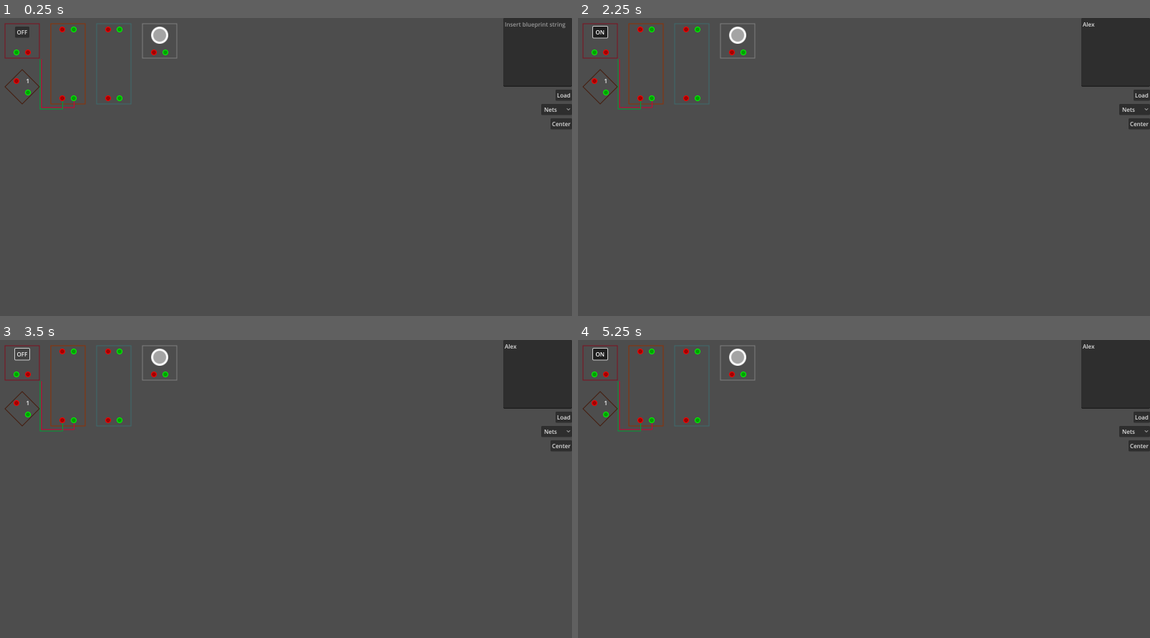
Above: before the commit, frames 1-4 (two rows, left to right).
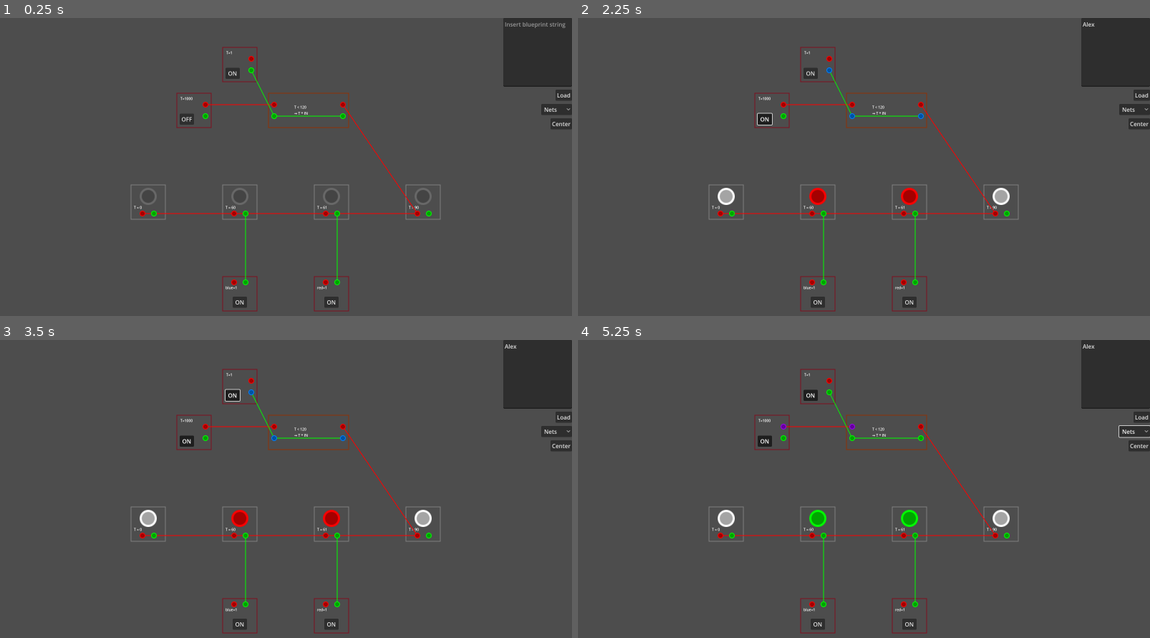
Above: after the commit, the same moments.

Repository: jlaunonen/factsim
Game: Godot game, scene res://main.tscn
Two runs of this game, one before a commit and one after it. Both use one fixed random seed, a clock stepped at 60 frames per second and the inputs below.
Inputs (mouse positions are in pixels of both pictures, inside the frame that each line leads up to):
- Up to frame 1 (0.25 s): no input
- Up to frame 2 (2.25 s): click (1115, 53) at 0.52 s; type "Alex" at 0.6 s; click "Load" at 1.25 s; click "OFF" at 2 s
- Up to frame 3 (3.5 s): click "ON" at 2.75 s
- Up to frame 4 (5.25 s): click "Nets" at 3.5 s; click "Center" at 4.25 s; click (600, 354) at 5 s, where only the run before the commit has a clickable "OFF"

The runs differ from the first frame. In frame 1, 3.6% of the frame differs, in the area x 0-78%, y 1-99%; in frame 2, 4.1%; in frame 3, 4.0%; in frame 4, 4.1%, in the area x 0-100%, y 1-99%.

Commit message:
Add some kind of initial example blueprint

Diff:
--- /dev/null
+++ b/initial.json
@@ -0,0 +1,324 @@
+{
+	"blueprint": {
+		"icons": [
+			{
+				"signal": {
+					"type": "item",
+					"name": "constant-combinator"
+				},
+				"index": 1
+			}
+		],
+		"entities": [
+			{
+				"entity_number": 1,
+				"name": "constant-combinator",
+				"position": {
+					"x": -38.5,
+					"y": 81.5
+				},
+				"direction": 2,
+				"control_behavior": {
+					"filters": [
+						{
+							"signal": {
+								"type": "virtual",
+								"name": "signal-T"
+							},
+							"count": 1,
+							"index": 1
+						}
+					]
+				},
+				"connections": {
+					"1": {
+						"green": [
+							{
+								"entity_id": 3,
+								"circuit_id": 1
+							}
+						]
+					}
+				}
+			},
+			{
+				"entity_number": 2,
+				"name": "constant-combinator",
+				"position": {
+					"x": -39.5,
+					"y": 82.5
+				},
+				"direction": 2,
+				"control_behavior": {
+					"filters": [
+						{
+							"signal": {
+								"type": "virtual",
+								"name": "signal-T"
+							},
+							"count": 1000,
+							"index": 1
+						}
+					],
+					"is_on": false
+				},
+				"connections": {
+					"1": {
+						"red": [
+							{
+								"entity_id": 3,
+								"circuit_id": 1
+							}
+						]
+					}
+				}
+			},
+			{
+				"entity_number": 3,
+				"name": "decider-combinator",
+				"position": {
+					"x": -37,
+					"y": 82.5
+				},
+				"direction": 2,
+				"control_behavior": {
+					"decider_conditions": {
+						"first_signal": {
+							"type": "virtual",
+							"name": "signal-T"
+						},
+						"constant": 120,
+						"comparator": "<",
+						"output_signal": {
+							"type": "virtual",
+							"name": "signal-T"
+						},
+						"copy_count_from_input": true
+					}
+				},
+				"connections": {
+					"1": {
+						"red": [
+							{
+								"entity_id": 2
+							}
+						],
+						"green": [
+							{
+								"entity_id": 3,
+								"circuit_id": 2
+							},
+							{
+								"entity_id": 1
+							}
+						]
+					},
+					"2": {
+						"red": [
+							{
+								"entity_id": 7
+							}
+						],
+						"green": [
+							{
+								"entity_id": 3,
+								"circuit_id": 1
+							}
+						]
+					}
+				}
+			},
+			{
+				"entity_number": 4,
+				"name": "small-lamp",
+				"position": {
+					"x": -40.5,
+					"y": 84.5
+				},
+				"control_behavior": {
+					"circuit_condition": {
+						"first_signal": {
+							"type": "virtual",
+							"name": "signal-T"
+						},
+						"constant": 0,
+						"comparator": "="
+					}
+				},
+				"connections": {
+					"1": {
+						"red": [
+							{
+								"entity_id": 5
+							}
+						]
+					}
+				}
+			},
+			{
+				"entity_number": 5,
+				"name": "small-lamp",
+				"position": {
+					"x": -38.5,
+					"y": 84.5
+				},
+				"control_behavior": {
+					"circuit_condition": {
+						"first_signal": {
+							"type": "virtual",
+							"name": "signal-T"
+						},
+						"constant": 60,
+						"comparator": "="
+					},
+					"use_colors": true
+				},
+				"connections": {
+					"1": {
+						"red": [
+							{
+								"entity_id": 4
+							},
+							{
+								"entity_id": 6
+							}
+						],
+						"green": [
+							{
+								"entity_id": 8
+							}
+						]
+					}
+				}
+			},
+			{
+				"entity_number": 6,
+				"name": "small-lamp",
+				"position": {
+					"x": -36.5,
+					"y": 84.5
+				},
+				"control_behavior": {
+					"circuit_condition": {
+						"first_signal": {
+							"type": "virtual",
+							"name": "signal-T"
+						},
+						"constant": 61,
+						"comparator": "="
+					},
+					"use_colors": true
+				},
+				"connections": {
+					"1": {
+						"red": [
+							{
+								"entity_id": 5
+							},
+							{
+								"entity_id": 7
+							}
+						],
+						"green": [
+							{
+								"entity_id": 9
+							}
+						]
+					}
+				}
+			},
+			{
+				"entity_number": 7,
+				"name": "small-lamp",
+				"position": {
+					"x": -34.5,
+					"y": 84.5
+				},
+				"control_behavior": {
+					"circuit_condition": {
+						"first_signal": {
+							"type": "virtual",
+							"name": "signal-T"
+						},
+						"constant": 90,
+						"comparator": ">"
+					}
+				},
+				"connections": {
+					"1": {
+						"red": [
+							{
+								"entity_id": 3,
+								"circuit_id": 2
+							},
+							{
+								"entity_id": 6
+							}
+						]
+					}
+				}
+			},
+			{
+				"entity_number": 8,
+				"name": "constant-combinator",
+				"position": {
+					"x": -38.5,
+					"y": 86.5
+				},
+				"control_behavior": {
+					"filters": [
+						{
+							"signal": {
+								"type": "virtual",
+								"name": "signal-blue"
+							},
+							"count": 1,
+							"index": 1
+						}
+					]
+				},
+				"connections": {
+					"1": {
+						"green": [
+							{
+								"entity_id": 5
+							}
+						]
+					}
+				}
+			},
+			{
+				"entity_number": 9,
+				"name": "constant-combinator",
+				"position": {
+					"x": -36.5,
+					"y": 86.5
+				},
+				"control_behavior": {
+					"filters": [
+						{
+							"signal": {
+								"type": "virtual",
+								"name": "signal-red"
+							},
+							"count": 1,
+							"index": 1
+						}
+					]
+				},
+				"connections": {
+					"1": {
+						"green": [
+							{
+								"entity_id": 6
+							}
+						]
+					}
+				}
+			}
+		],
+		"item": "blueprint",
+		"label": "Blinker",
+		"version": 281479278821376
+	}
+}
--- a/main.gd
+++ b/main.gd
@@ -49,6 +49,8 @@
 
 	timer.timeout.connect(_on_timer_timeout)
 
+	_load_bp(preload("res://initial.json"))
+
 
 var _timer_pos := -1
 func _on_timer_timeout() -> void:
@@ -74,10 +76,15 @@
 
 
 func _on_load_blue_print_pressed() -> void:
-	var bp: BpLoader.BlueprintDto = BpLoader.loadBp(bpString.text)
+	var bp: BpLoader.BlueprintDto = BpLoader.loadBpString(bpString.text)
+	_load_bp(bp)
+
+
+func _load_bp(bp):
 	if bp == null:
 		return
-	print(bp)
+	if bp is JSON:
+		bp = BpLoader.BlueprintDto.new(bp.data.get("blueprint"))
 
 	removeAllChildren(components)
 	removeAllChildren(connections)
--- a/utils/BpLoader.gd
+++ b/utils/BpLoader.gd
@@ -97,13 +97,14 @@
 	return Vector2(map.get("x"), map.get("y"))
 
 
-static func loadBp(bp: String):
+static func loadBpString(bp: String):
 	if bp.is_empty() or bp[0] != "0":
 		print("Invalid or incompatible blueprint string")
 		return null
 
 	var compressed: PackedByteArray = Marshalls.base64_to_raw(bp.substr(1))
-	return decodeBp(compressed)
+	var json = decodeBp(compressed)
+	return BlueprintDto.new(json.get("blueprint"))
 
 
 static func openBp(bpFilename: String):
@@ -126,6 +127,4 @@
 
 	var fileJson: String = file.get_string_from_utf8()
 
-	var bpData = JSON.parse_string(fileJson)
-
-	return BlueprintDto.new(bpData.get("blueprint"))
+	return JSON.parse_string(fileJson)
